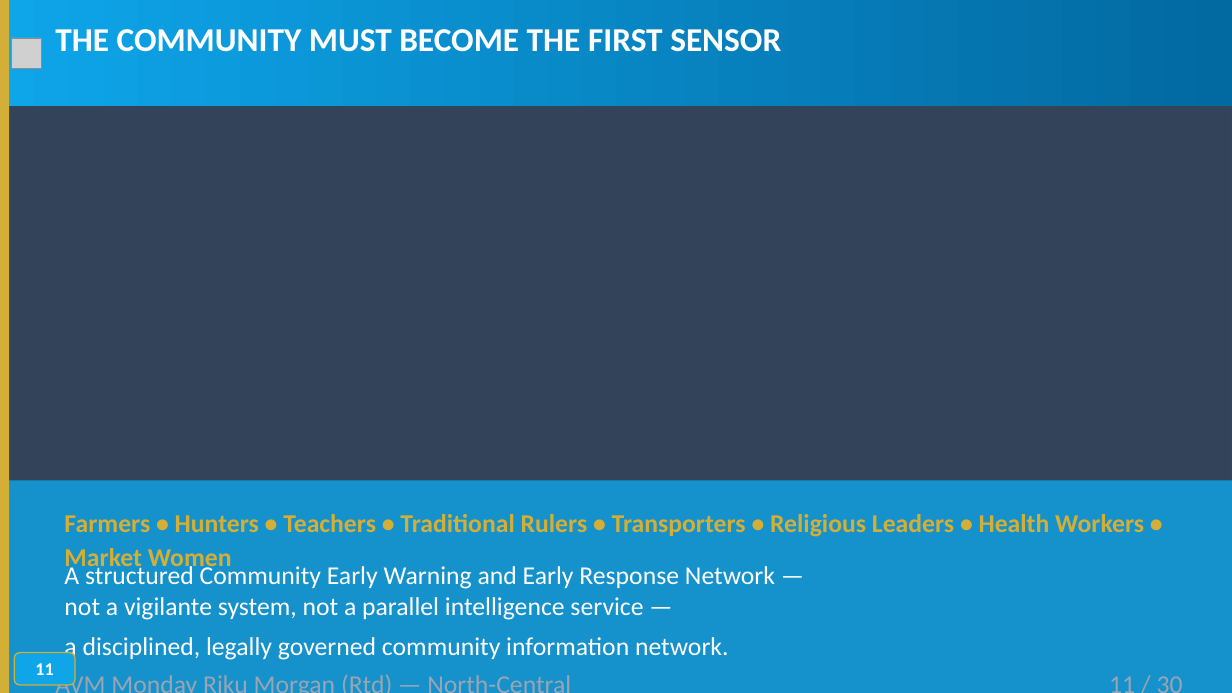
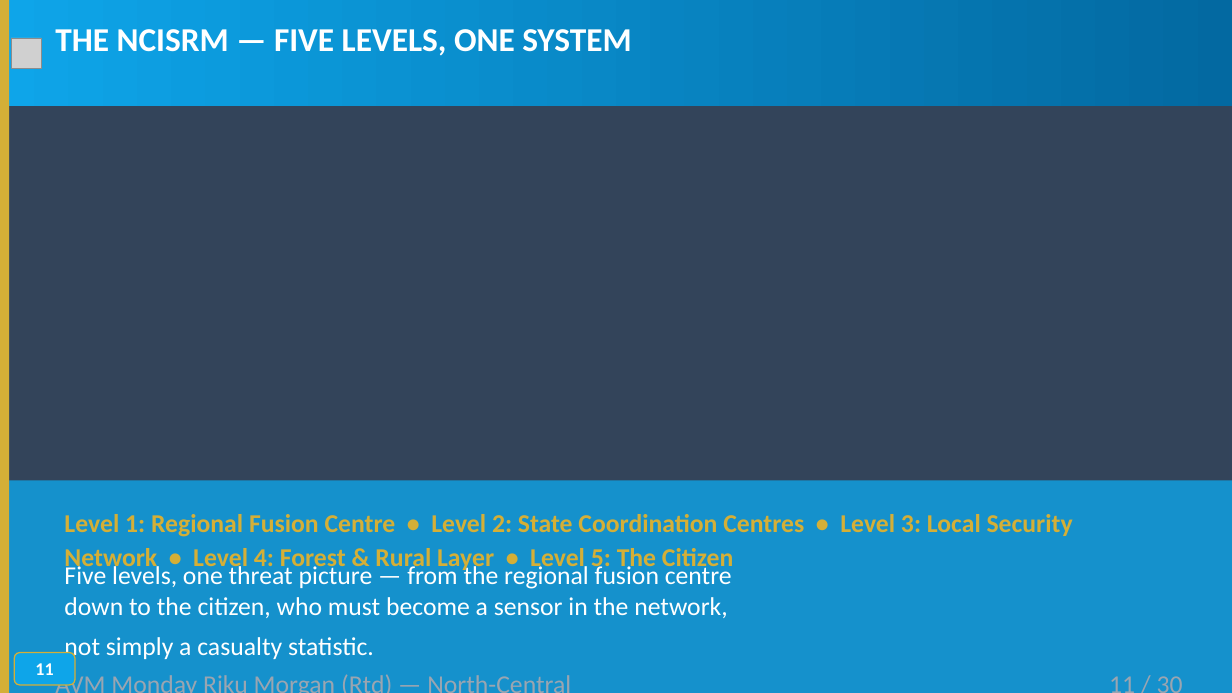
Before and after one commit to TOMDEGGS/BETONIQ-WEST-, a slide deck: slide 11 of avm_morgan_docs/AVM_MORGAN_SECURITY_KEYNOTE_ADDRESS_V4_MOD_AUG31.pptx. Drawn at 1232x693 pixels with LibreOffice and Linux fonts; fonts in the diff are those of the drawing; grey boxes stand for pictures; background and template pictures are left out. Boxes give left, top, right and bottom in pixels: in the first picture for what was removed or moved away, otherwise in the second. Text is boxed around its words. In the diff, an @@ line names an element or a change of style, - is before the commit and + after.

Commit message:
Sync PPTX slides 10-13 with new Israeli/UK/NCISRM hybrid script (matches HTML + docx)

```diff
--- a/avm_morgan_docs/AVM_MORGAN_SECURITY_KEYNOTE_ADDRESS_V4_MOD_AUG31.pptx
+++ b/avm_morgan_docs/AVM_MORGAN_SECURITY_KEYNOTE_ADDRESS_V4_MOD_AUG31.pptx
@@ text at [55, 29, 631, 56]: text changed @@
-THE COMMUNITY MUST BECOME THE FIRST SENSOR
+THE NCISRM — FIVE LEVELS, ONE SYSTEM
@@ text at [64, 514, 1073, 572]: text changed @@
-Farmers • Hunters • Teachers • Traditional Rulers • Transporters • Religious Leaders • Health Workers • Market Women
+Level 1: Regional Fusion Centre • Level 2: State Coordination Centres • Level 3: Local Security Network • Level 4: Forest & Rural Layer • Level 5: The Citizen
@@ text at [64, 563, 732, 661]: text changed @@
-A structured Community Early Warning and Early Response Network —
-not a vigilante system, not a parallel intelligence service —
-a disciplined, legally governed community information network.
+Five levels, one threat picture — from the regional fusion centre
+down to the citizen, who must become a sensor in the network,
+not simply a casualty statistic.
```
Also in this commit, not shown: 3 other slides changed.
